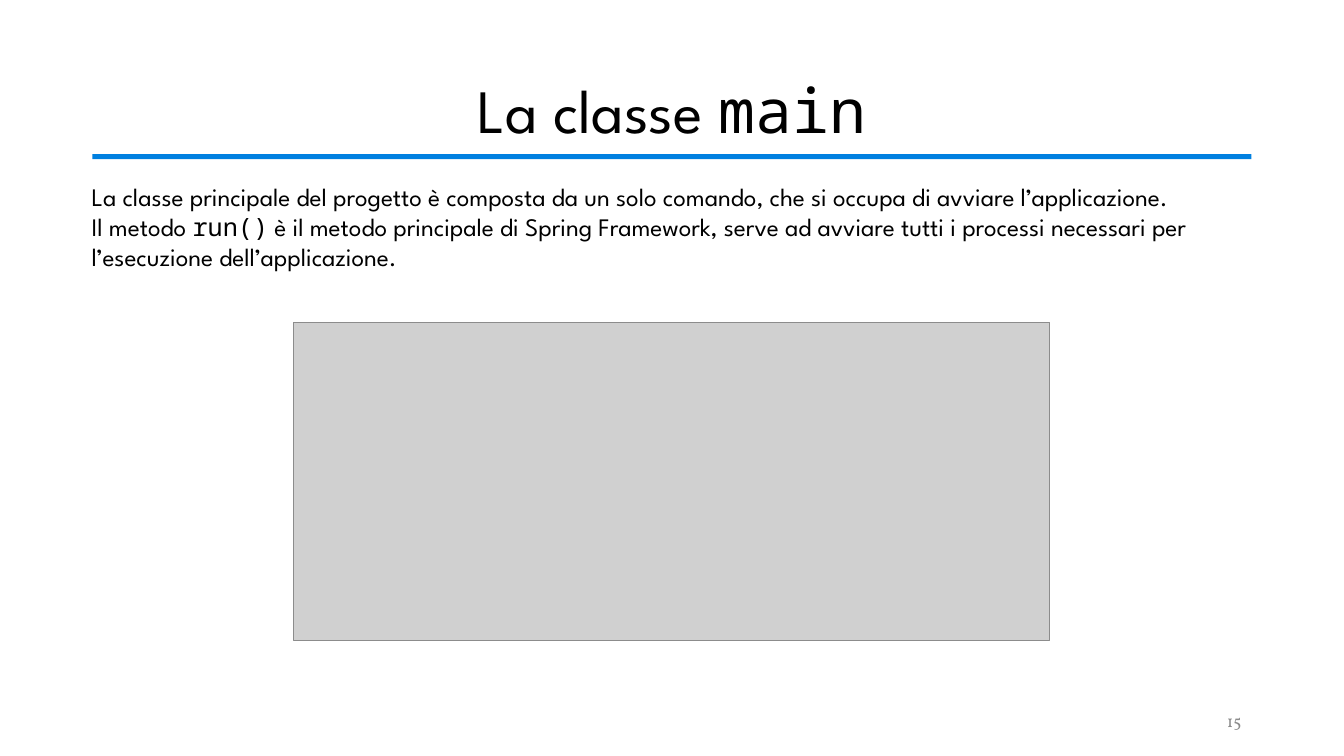
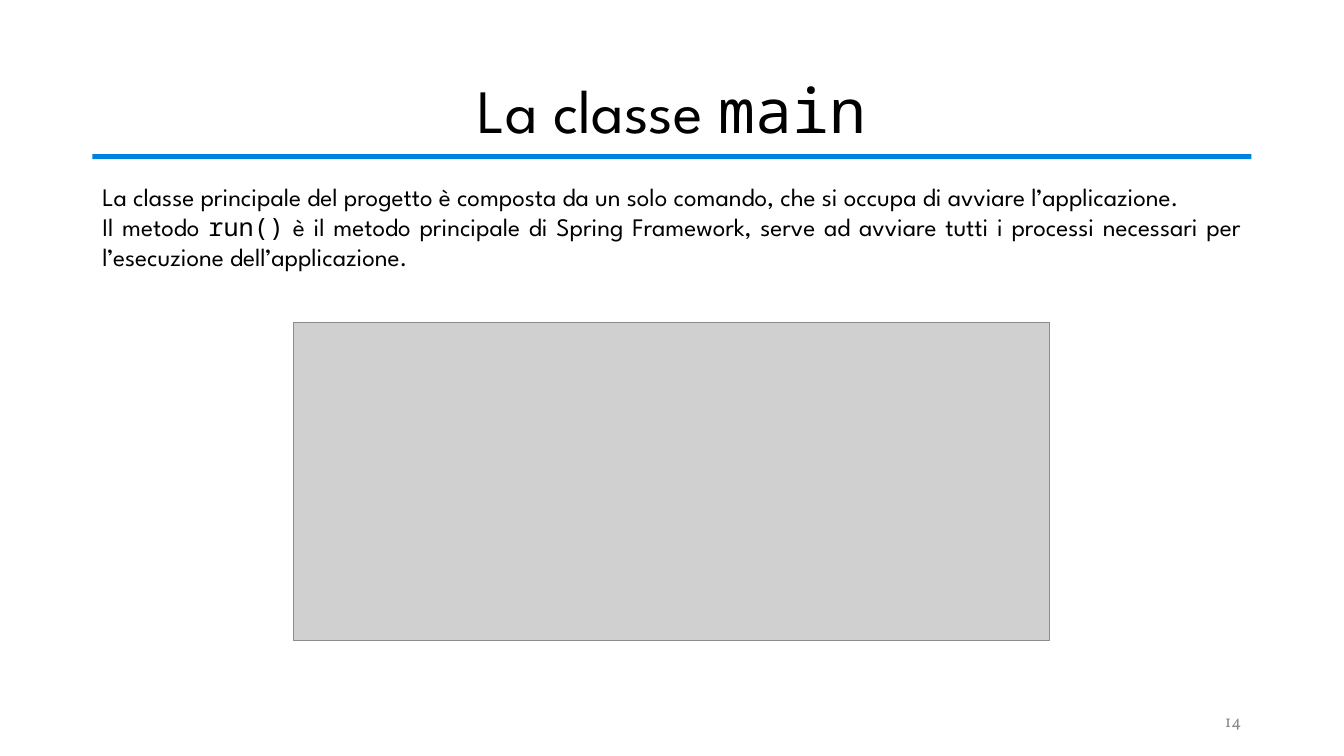
Before and after one commit to valeriodesiati/tesi, a slide deck: slide 14 of Presentazione/Valerio Desiati - Presentazione Discussione.pptx (slide 15 before the commit). Drawn at 1344x756 pixels with LibreOffice and Linux fonts; fonts in the diff are those of the drawing; grey boxes stand for pictures. Boxes give left, top, right and bottom in pixels: in the first picture for what was removed or moved away, otherwise in the second. Text is boxed around its words. In the diff, an @@ line names an element or a change of style, - is before the commit and + after.

```diff
--- a/Presentazione/Valerio Desiati - Presentazione Discussione.pptx
+++ b/Presentazione/Valerio Desiati - Presentazione Discussione.pptx
@@ text "La classe principale del progetto ..." moved from (x1=92, y1=188, x2=1186, y2=272) to (x1=102, y1=188, x2=1240, y2=272) @@
@@ text "La classe principale del progetto ..." at (x1=102, y1=188, x2=1240, y2=272): alignment left to justified @@
@@ page number at (x1=1225, y1=718, x2=1242, y2=730): text changed @@
-15
+14
```
Also in this commit, not shown: 12 other slides changed, 1 slide removed, 1 other file.
